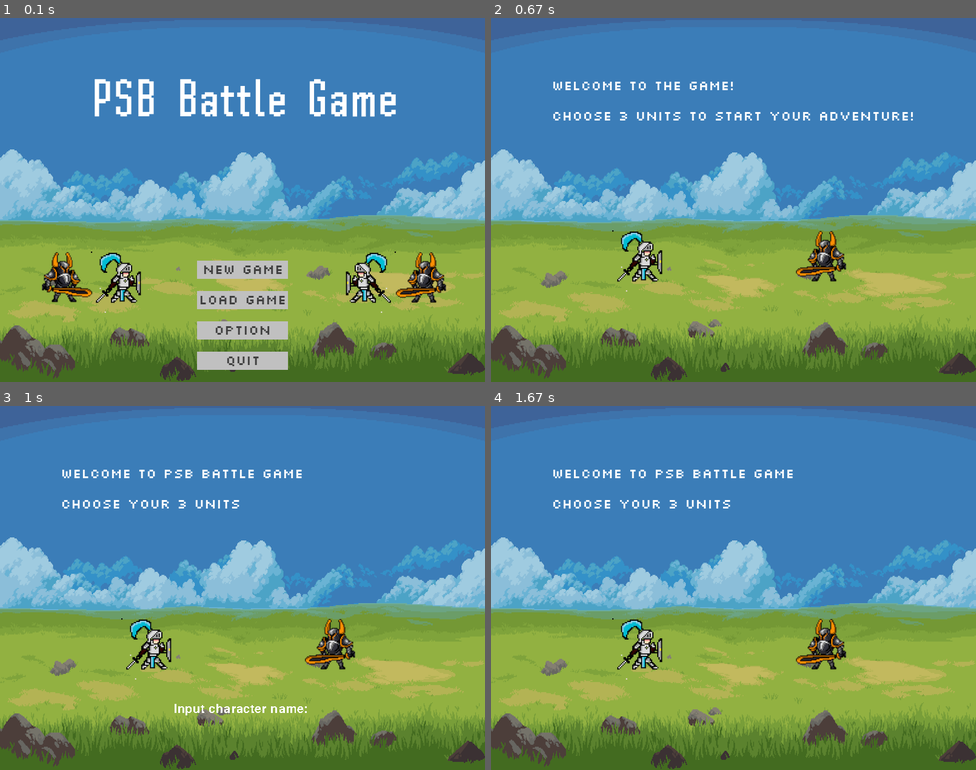
Above: before the commit, frames 1-4 (two rows, left to right).
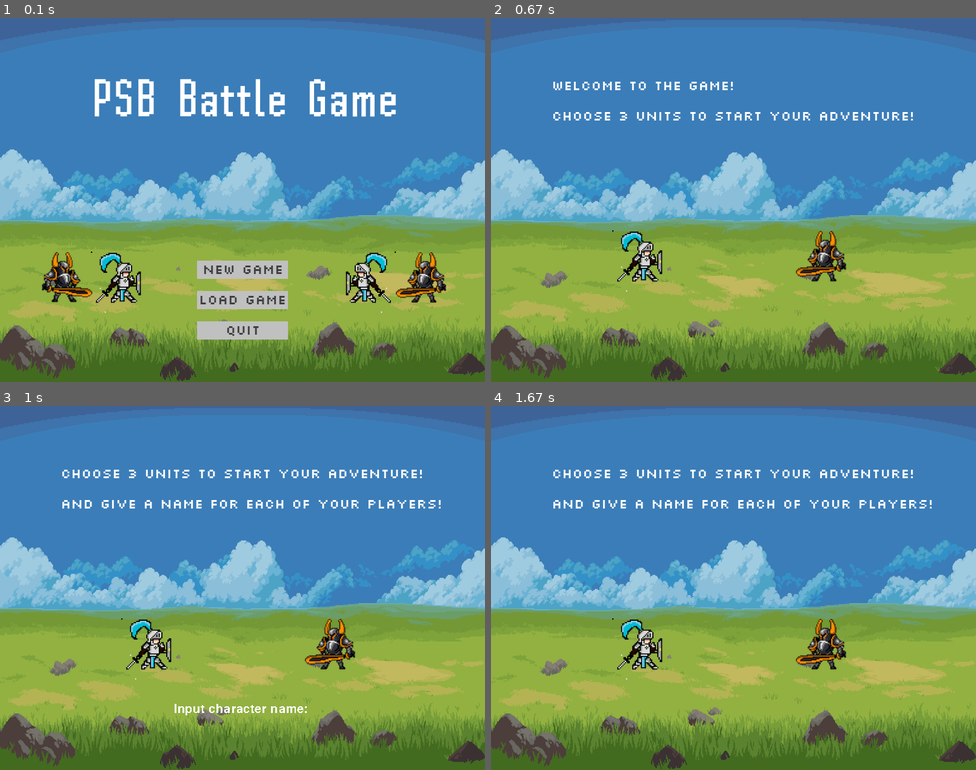
Above: after the commit, the same moments.

Repository: timothydillan/turnaround-battle-game
Game: pygame game, started from main.py
Same seed, same stepped clock (60 frames per second), same inputs: the game is played once before the commit and once after it.
Inputs (mouse positions are in pixels of both pictures, inside the frame that each line leads up to):
- Up to frame 1 (0.1 s): no input
- Up to frame 2 (0.67 s): click "New Game" at 0.38 s
- Up to frame 3 (1 s): click (150, 649) at 0.72 s
- Up to frame 4 (1.67 s): tap Enter at 1 s

The runs differ from the first frame. In frame 1, 1.1% of the frame differs, in the area x 40-60%, y 84-97%; in frame 2, nothing differs; in frame 3, 1.8%, in the area x 12-91%, y 17-29%; in frame 4, 1.8%.

Commit message:
Remove option key

Diff:
--- a/main.py
+++ b/main.py
@@ -18,8 +18,7 @@
         #Create main menu buttons
         MenuButton("New Game", 325, 400, 150, 30, Color.white, Color.Gray, "play")
         MenuButton("Load Game", 325, 450, 150, 30, Color.white, Color.Gray, "load")
-        MenuButton("Option", 325, 500, 150, 30, Color.white, Color.Gray, 'option')
-        MenuButton("Quit", 325, 550, 150, 30,  Color.white, Color.Gray, "quit")
+        MenuButton("Quit", 325, 500, 150, 30,  Color.white, Color.Gray, "quit")
         #Render PSB Battle Game as the title
         Title('PSB Battle Game', Variables.textX, Variables.textY)
         #Draw players for the main menu (UI Purposes)
--- a/setup.py
+++ b/setup.py
@@ -111,9 +111,6 @@
             elif action == 'load':
                 #if the load game button is clicked, load text file from saved game and continue game
                 clickSound()
-            elif action == 'option':
-                #if the option game button is clicked, show options on reducing volume, etc.
-                clickSound()
             elif action == "quit":
                 #if the quit game button is clicked, quit the game.
                 clickSound()
@@ -179,8 +176,9 @@
         warriorButton.drawButton(Variables.warriorImg)
         tankButton.drawButton(Variables.tankerEnemyImg)
 
-        Dialog('Welcome to PSB Battle Game', 100, 100)
-        Dialog('Choose your 3 units', 100, 150)
+        Dialog('Choose 3 units to start your adventure!', 100, 100)
+        Dialog('AND Give a name for each of your players!', 100, 150)
+
         screen.blit(textBox.image, textBox.rect)
         pygame.display.update()
         for e in pygame.event.get():
@@ -199,7 +197,7 @@
                 if e.key == pygame.K_BACKSPACE:
                     textBox.text = textBox.text[:-1]
                     textBox.Update()
-                if e.key == pygame.K_RETURN or pygame.K_EN:
+                if e.key == pygame.K_RETURN:
                     if len(textBox.text) > 0:
                         name.append(textBox.text)
                         textBox.text = ""
